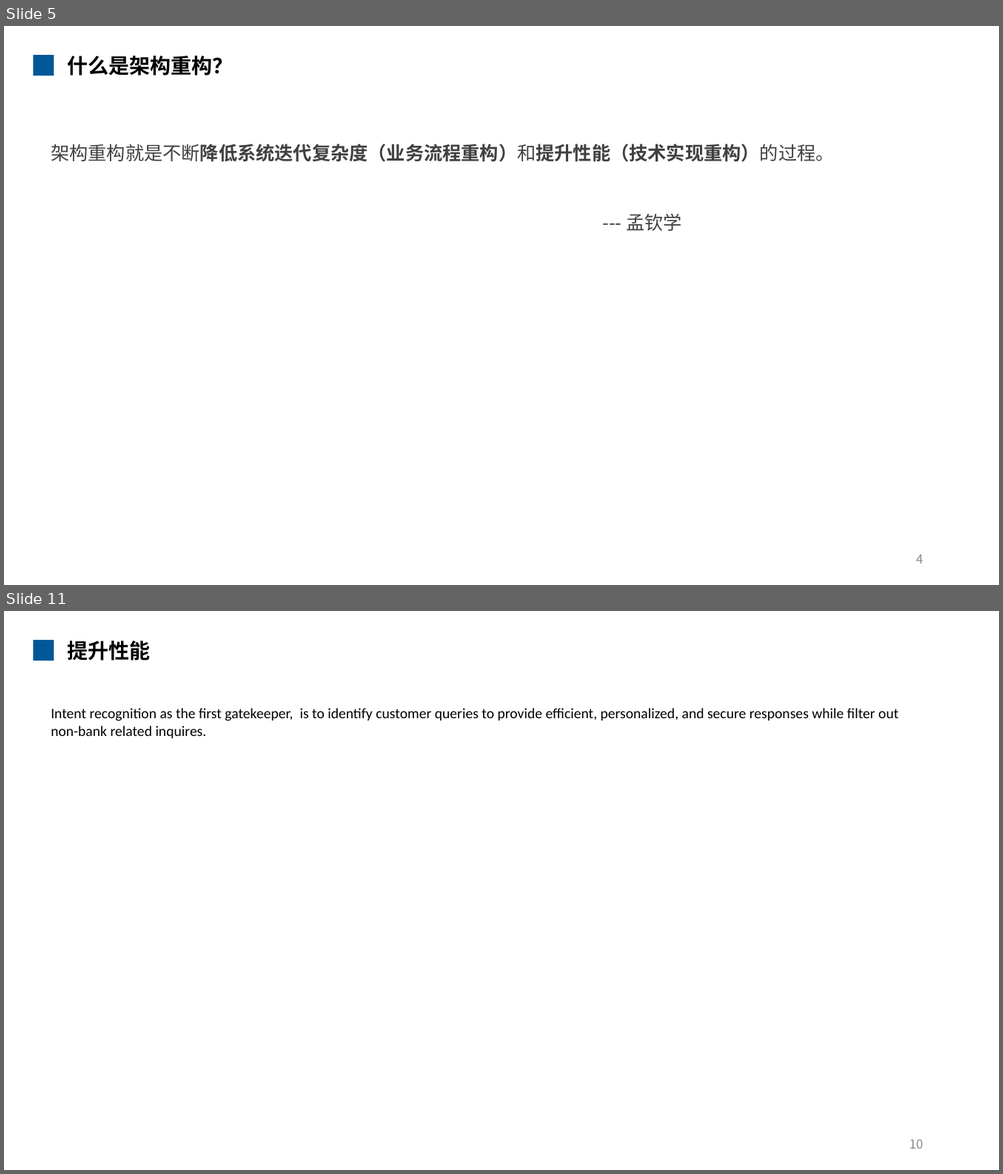
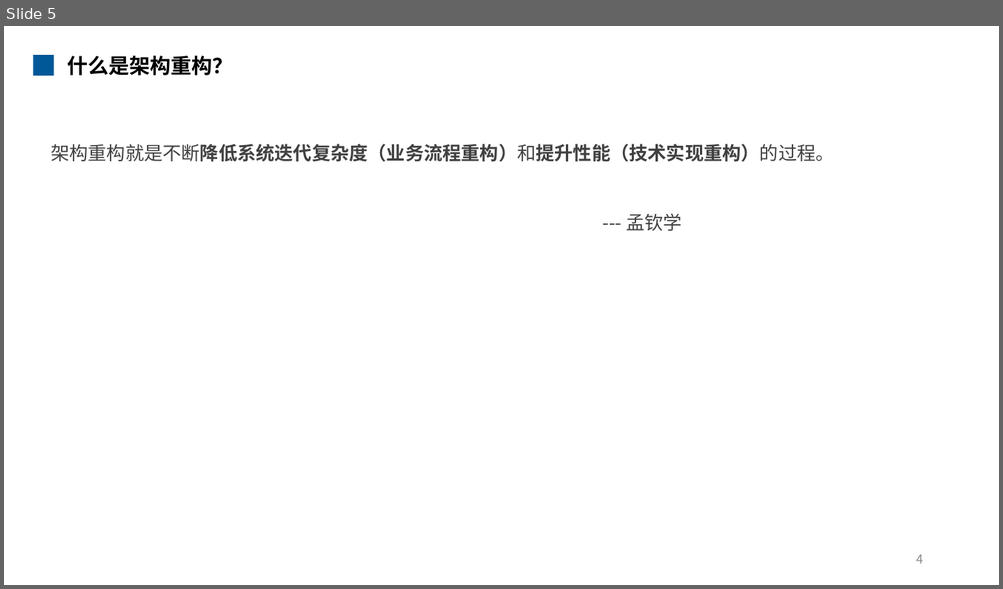
Before and after one commit to mengqinxue/KBase, a slide deck: 02_Architecture/Presentations/知识分享 - 架构重构.pptx. Shown one above the other, each under a label of ours: slides 5 and 11 before the commit, slide 5 after it; the slides between them are not shown. The pictures are 1003x1174 and 1003x589 pixels, drawn with LibreOffice and Linux fonts; fonts in the diff are those of the drawing. Boxes give left, top, right and bottom in pixels: in the first picture for what was removed or moved away, otherwise in the second. Text is boxed around its words. In the diff, an @@ line names an element or a change of style, - is before the commit and + after.

```diff
--- a/02_Architecture/Presentations/知识分享 - 架构重构.pptx
+++ b/02_Architecture/Presentations/知识分享 - 架构重构.pptx
@@ slide 11 removed at [4,611,999,1170], background #FFFFFF @@
@@ rectangle removed at [33,640,54,661] @@
@@ text removed at [67,641,150,661] @@
-提升性能
@@ text removed at [51,708,898,738] @@
-Intent recognition as the first gatekeeper, is to identify customer queries to provide efficient, personalized, and secure responses while filter out non-bank related inquires.
@@ page number removed at [909,1139,923,1149] @@
-10
```
Also in this commit, not shown: 6 slides changed, 8 slides added, 1 other slide removed.
